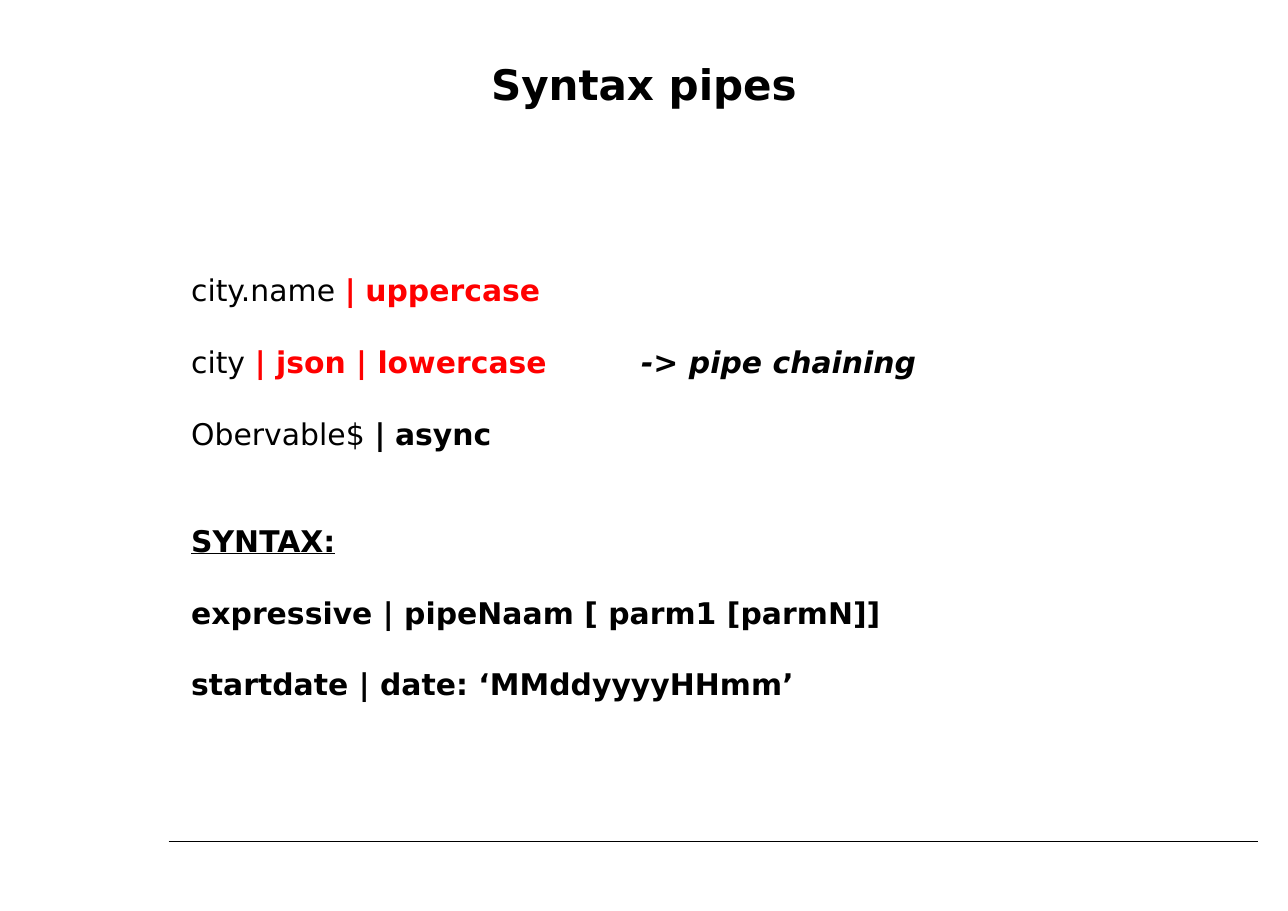
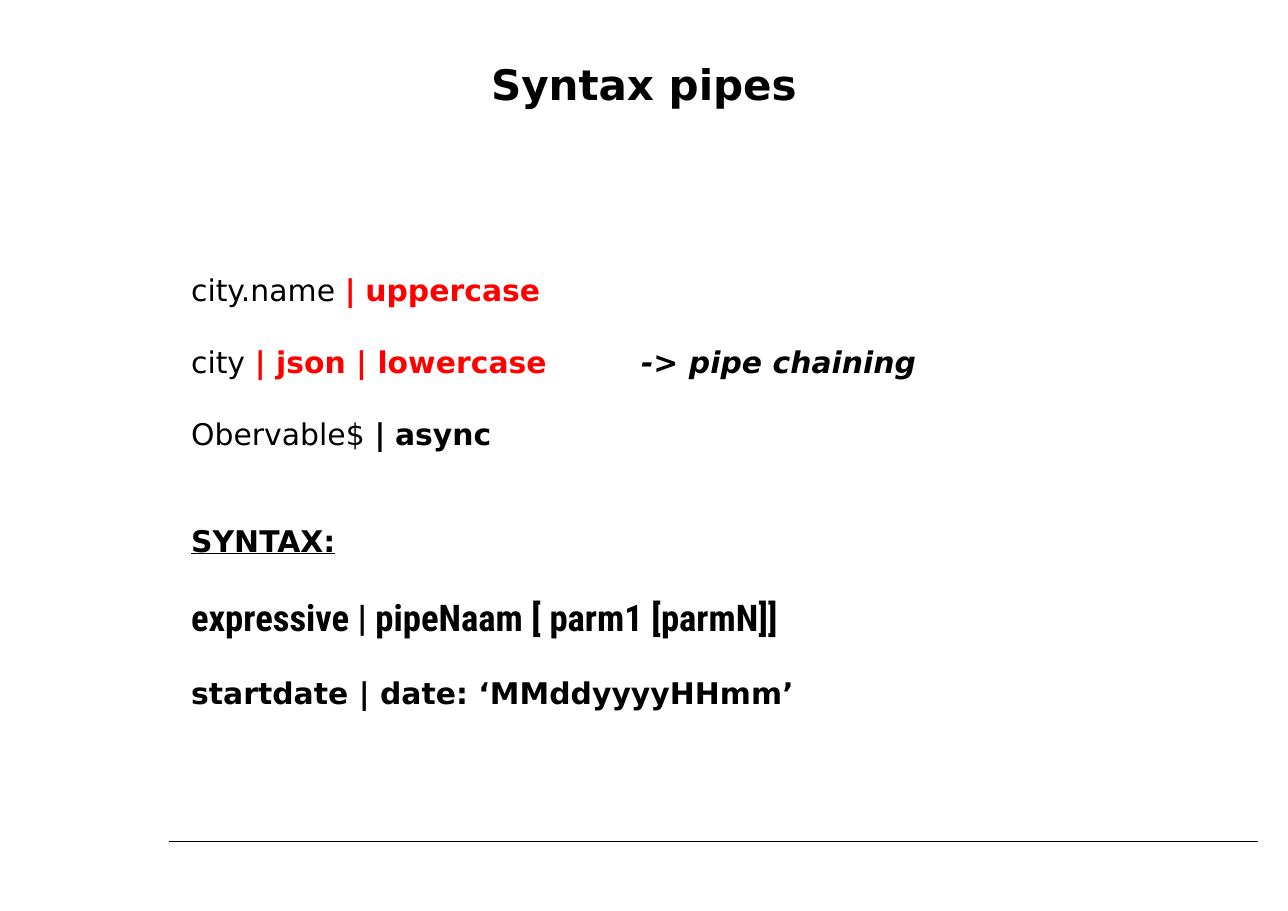
Before and after one commit to petereijgermans11/workshop-angular7, a slide deck: slide 30 of PPT/05- Angular Routing.pptx. Drawn at 1288x911 pixels with LibreOffice and Linux fonts; fonts in the diff are those of the drawing. Boxes give left, top, right and bottom in pixels: in the first picture for what was removed or moved away, otherwise in the second. Text is boxed around its words. In the diff, an @@ line names an element or a change of style, - is before the commit and + after.

```diff
--- a/PPT/05- Angular Routing.pptx
+++ b/PPT/05- Angular Routing.pptx
@@ text at (191,600,777,639): size 19.5 to 24 pt, font DejaVu Sans to Roboto Condensed in "expressive | pipeNaam [ parm1 [parmN]]" @@
```
Also in this commit, not shown: 3 other slides changed, 2 slides added, 6 other files.
